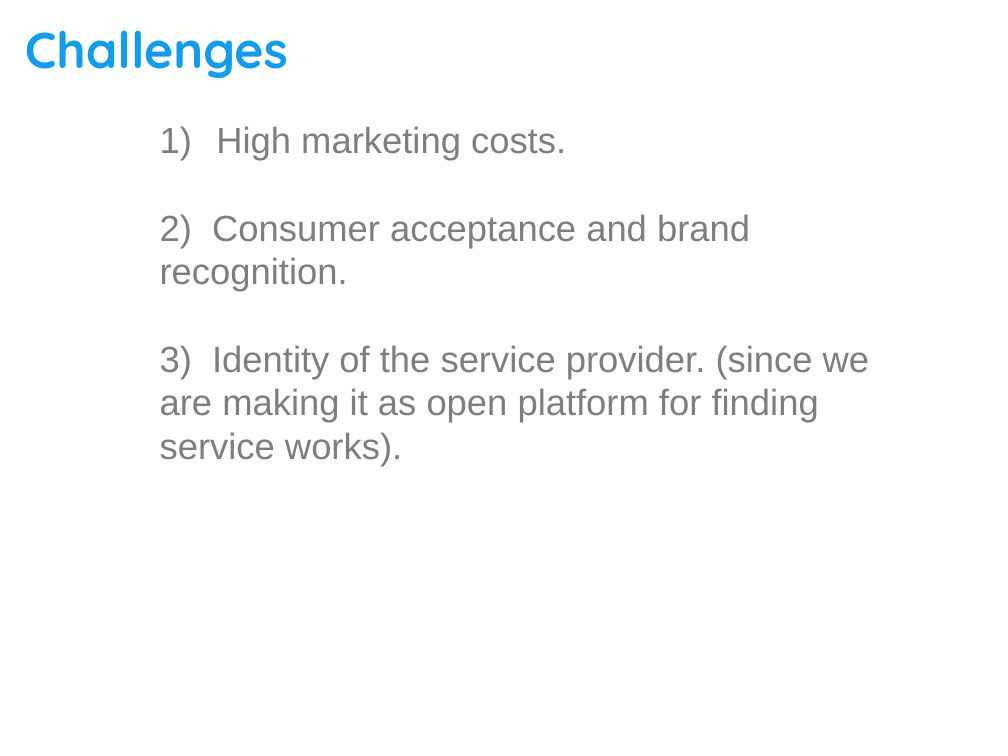
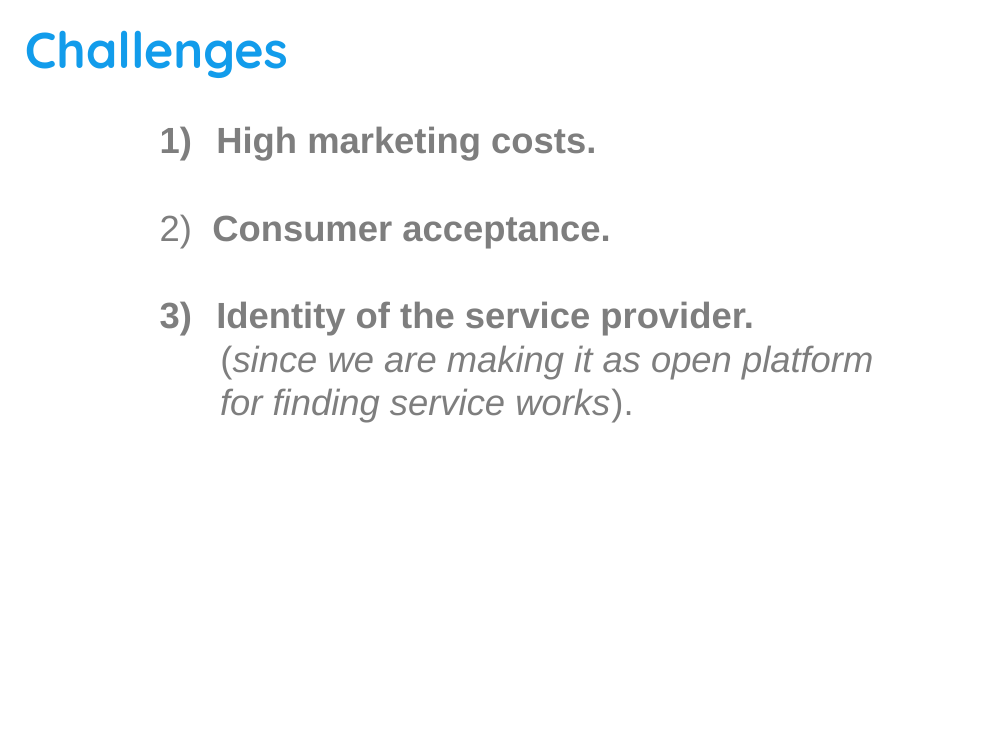
Before and after one commit to chaithu563/myserviceneed, a slide deck: slide 11 of service_images/startuppitch/myservicenned_pitch.pptx. Drawn at 1008x756 pixels with LibreOffice and Linux fonts; fonts in the diff are those of the drawing. Boxes give left, top, right and bottom in pixels: in the first picture for what was removed or moved away, otherwise in the second. Text is boxed around its words. In the diff, an @@ line names an element or a change of style, - is before the commit and + after.

Commit message:
new services added

```diff
--- a/service_images/startuppitch/myservicenned_pitch.pptx
+++ b/service_images/startuppitch/myservicenned_pitch.pptx
@@ text at box(216, 126, 596, 161): bold on in "High marketing costs." @@
@@ text at box(160, 214, 873, 423): text changed; italic on @@
-  2) Consumer acceptance and brand recognition.
-  3) Identity of the service provider. (since we are making it as open platform for finding service works).
+  2) Consumer acceptance.
+  3) Identity of the service provider.
+  (since we are making it as open platform for finding service works).
```
Also in this commit, not shown: 2 other slides changed, 9 other files.
